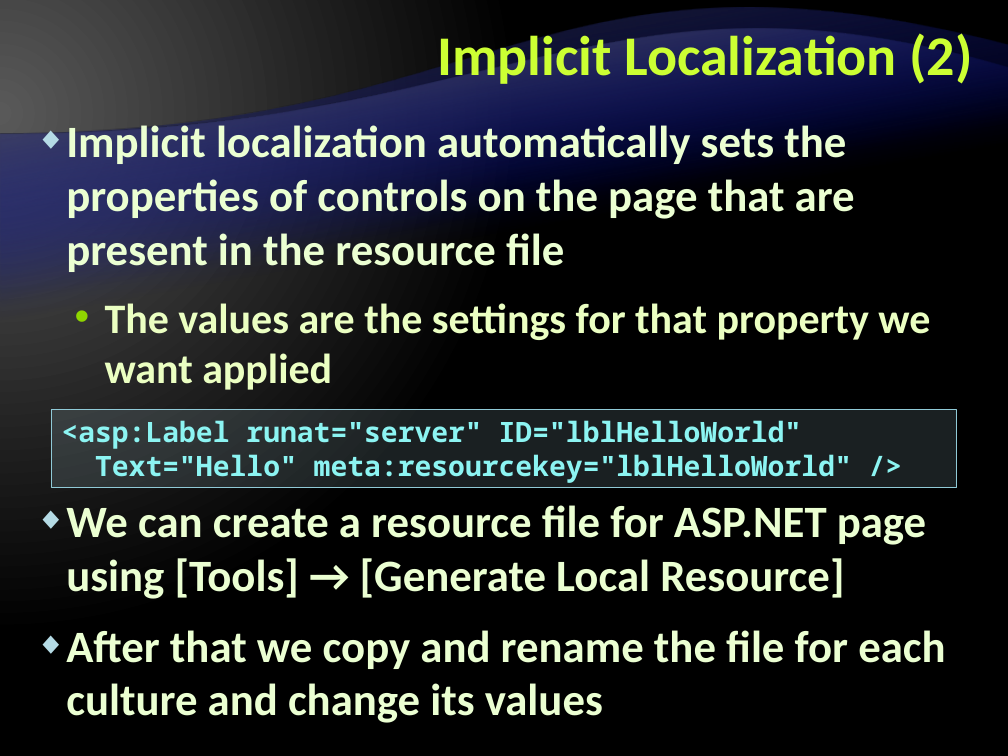
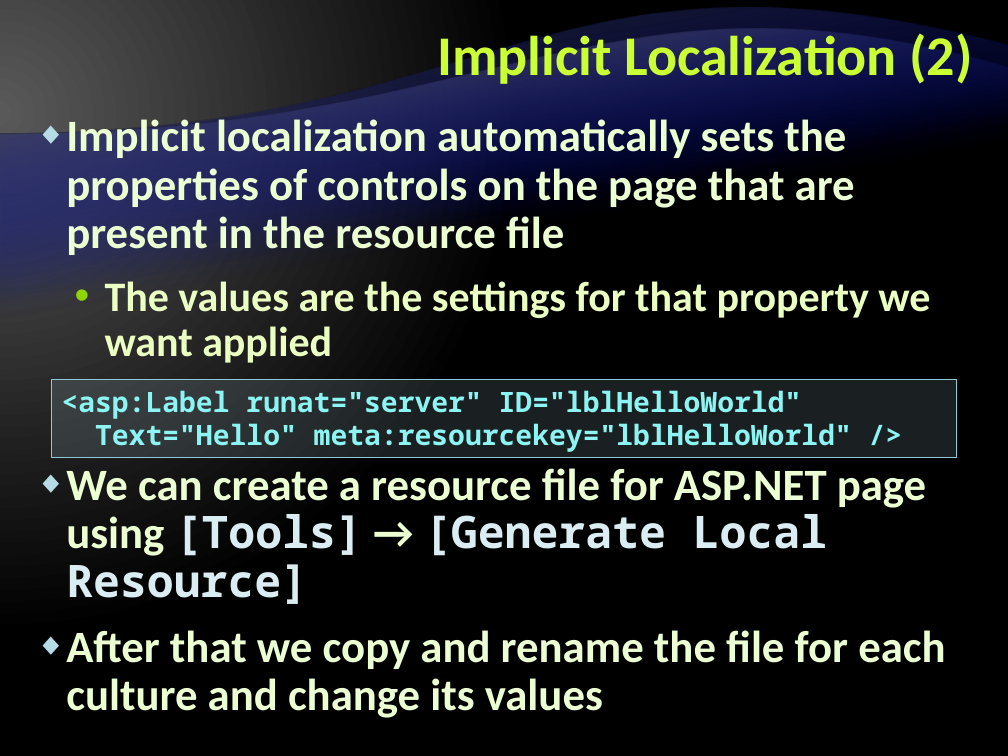
Before and after one commit to Graveheart/aspnetcourse, a slide deck: slide 40 of 2010/lectures/11. User-Controls-and-Master-Pages.pptx. Drawn at 1008x756 pixels with LibreOffice and Linux fonts; fonts in the diff are those of the drawing; background and template pictures are left out. Boxes give left, top, right and bottom in pixels: in the first picture for what was removed or moved away, otherwise in the second. Text is boxed around its words. In the diff, an @@ line names an element or a change of style, - is before the commit and + after.

```diff
--- a/2010/lectures/11. User-Controls-and-Master-Pages.pptx
+++ b/2010/lectures/11. User-Controls-and-Master-Pages.pptx
@@ text "Implicit localization automatically sets the ..." at [66, 114, 945, 718]: font Calibri to Noto Sans Mono, text colour #EBFFD2 to #DAEDF2 in "[Tools] [Generate Local Resource]"; line spacing 1 to 0.9 @@
@@ rectangle "<asp:Label runat="server" ID="lblHelloWorld"": place and size @@
-rectangle "<asp:Label runat="server" ID="lblHelloWorld"" at [51, 409, 957, 487]
+rectangle "<asp:Label runat="server" ID="lblHelloWorld"" at [51, 379, 957, 457]
```
Also in this commit, not shown: 3 other slides changed, 1 other file.
